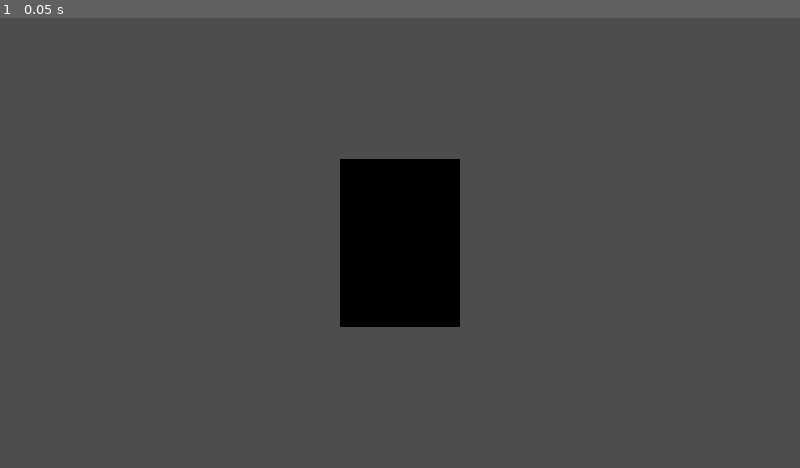
Above: before the commit, frame 1.
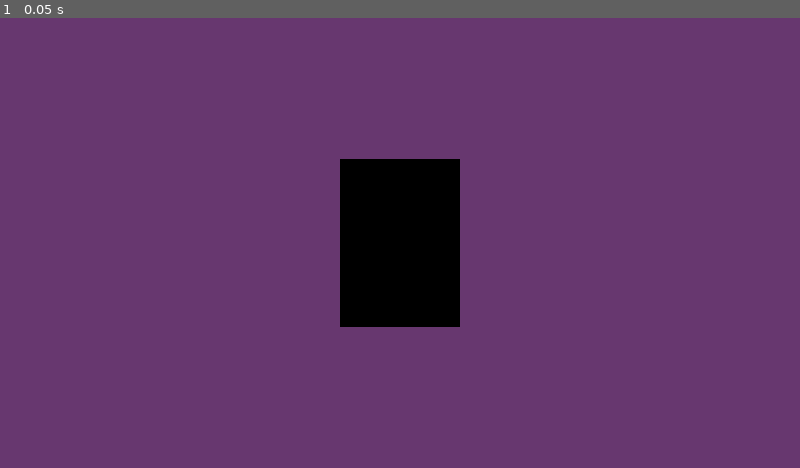
Above: after the commit, the same moment.

Repository: AnzinFelipe/flower-transport--first-steps
Game: Godot game, scene res://cartas/carta_3d.tscn
Same seed, same stepped clock (60 frames per second), same inputs: the game is played once before the commit and once after it.
Inputs:
- Up to frame 1 (0.05 s): no input

The runs differ from the first frame. In frame 1, 94% of the frame differs, in the area x 0-100%, y 0-100%.

Commit message:
Adicionando player simples, cena de teste e placa para as batalhas

Diff:
--- a/cartas/mesa_de_batalha.gd
+++ b/cartas/mesa_de_batalha.gd
@@ -24,6 +24,11 @@
 
 
 func _ready() -> void:
+	Input.set_mouse_mode(Input.MOUSE_MODE_VISIBLE)
+
+	if Gerenciador.batalha_atual != null:
+		batalha = Gerenciador.batalha_atual
+
 	if batalha != null:
 		if batalha.equipe != null:
 			for i in range(batalha.equipe.size()):
--- /dev/null
+++ b/gerenciador.gd
@@ -0,0 +1,3 @@
+extends Node
+
+var batalha_atual: DadoBatalha = null
--- /dev/null
+++ b/mundo/placa_batalha.gd
@@ -0,0 +1,44 @@
+class_name PlacaBatalha
+extends Node3D
+
+@export var batalha: DadoBatalha
+
+@onready var painel: MeshInstance3D = %Painel
+@onready var area_detecao: Area3D = $Area3D
+
+var player_na_area: Node3D = null
+var cena_batalha: PackedScene = preload("res://cartas/mesa_de_batalha.tscn")
+
+
+func _ready() -> void:
+	painel.hide()
+
+
+func _process(_delta: float) -> void:
+	if player_na_area:
+		var posicao_alvo = player_na_area.global_position
+
+		posicao_alvo.y = painel.global_position.y
+
+		painel.look_at(posicao_alvo, Vector3.UP)
+
+		if Input.is_action_just_pressed("interagir"):
+			entrar_batalha()
+
+
+func _on_area_3d_body_entered(body: Node3D) -> void:
+	if body.is_in_group("player"):
+		player_na_area = body
+		painel.show()
+
+
+func _on_area_3d_body_exited(body: Node3D) -> void:
+	if body == player_na_area:
+		player_na_area = null
+		painel.hide()
+
+
+func entrar_batalha():
+	if batalha:
+		Gerenciador.batalha_atual = self.batalha
+		get_tree().change_scene_to_packed(cena_batalha)
--- /dev/null
+++ b/mundo/placa_batalha.tscn
@@ -0,0 +1,43 @@
+[gd_scene format=3 uid="uid://cgbcc7mi38bb0"]
+
+[ext_resource type="Script" uid="uid://i63l0kcdgpqe" path="res://mundo/placa_batalha.gd" id="1_bcl11"]
+
+[sub_resource type="StandardMaterial3D" id="StandardMaterial3D_8l2sy"]
+albedo_color = Color(0.27058825, 0.96862745, 0.8862745, 1)
+
+[sub_resource type="BoxMesh" id="BoxMesh_g4v7s"]
+material = SubResource("StandardMaterial3D_8l2sy")
+size = Vector3(1.8, 1.3, 0.1)
+
+[sub_resource type="StandardMaterial3D" id="StandardMaterial3D_bcl11"]
+albedo_color = Color(0.99607843, 0.77254903, 0.21176471, 1)
+
+[sub_resource type="CylinderMesh" id="CylinderMesh_57qmd"]
+material = SubResource("StandardMaterial3D_bcl11")
+height = 0.0107421875
+
+[sub_resource type="CylinderShape3D" id="CylinderShape3D_yf5fn"]
+height = 2.5
+radius = 4.5
+
+[node name="PlacaBatalha" type="Node3D" unique_id=2122811425]
+script = ExtResource("1_bcl11")
+
+[node name="Painel" type="MeshInstance3D" parent="." unique_id=1324758432]
+unique_name_in_owner = true
+transform = Transform3D(1, 0, 0, 0, 1, 0, 0, 0, 1, 0, 1.8, 0)
+mesh = SubResource("BoxMesh_g4v7s")
+
+[node name="Circulo" type="MeshInstance3D" parent="." unique_id=11268647]
+transform = Transform3D(1, 0, 0, 0, 1, 0, 0, 0, 1, 0, 0.01, 0)
+mesh = SubResource("CylinderMesh_57qmd")
+
+[node name="Area3D" type="Area3D" parent="." unique_id=1481327855]
+unique_name_in_owner = true
+transform = Transform3D(1, 0, 0, 0, 1, 0, 0, 0, 1, 0, 1, 0)
+
+[node name="CollisionShape3D" type="CollisionShape3D" parent="Area3D" unique_id=1276385902]
+shape = SubResource("CylinderShape3D_yf5fn")
+
+[connection signal="body_entered" from="Area3D" to="." method="_on_area_3d_body_entered"]
+[connection signal="body_exited" from="Area3D" to="." method="_on_area_3d_body_exited"]
--- /dev/null
+++ b/mundo/teste.tscn
@@ -0,0 +1,37 @@
+[gd_scene format=3 uid="uid://wd5fqvmtrj0c"]
+
+[ext_resource type="PackedScene" uid="uid://df5pbtqxqm00s" path="res://personagens/player.tscn" id="1_6yqtd"]
+[ext_resource type="PackedScene" uid="uid://cgbcc7mi38bb0" path="res://mundo/placa_batalha.tscn" id="2_x5gbg"]
+[ext_resource type="Resource" uid="uid://r4v7ocn3gwse" path="res://cartas/batalhas/dados/batalha_teste.res" id="3_ptdkv"]
+
+[sub_resource type="ProceduralSkyMaterial" id="ProceduralSkyMaterial_fcnqv"]
+sky_top_color = Color(0.09469407, 0.45950222, 0.7683487, 1)
+sky_horizon_color = Color(0.32805395, 0.72963214, 0.7159728, 1)
+ground_bottom_color = Color(0.24203944, 0.15062097, 0.08259309, 1)
+ground_horizon_color = Color(0.4619736, 0.7252967, 0.5442886, 1)
+
+[sub_resource type="Sky" id="Sky_57qmd"]
+sky_material = SubResource("ProceduralSkyMaterial_fcnqv")
+
+[sub_resource type="Environment" id="Environment_yf5fn"]
+background_mode = 2
+sky = SubResource("Sky_57qmd")
+
+[node name="Teste" type="Node3D" unique_id=39208730]
+
+[node name="CSGBox3D" type="CSGBox3D" parent="." unique_id=739827661]
+use_collision = true
+size = Vector3(50, 0, 50)
+
+[node name="DirectionalLight3D" type="DirectionalLight3D" parent="." unique_id=543183620]
+transform = Transform3D(1, 0, 0, 0, 0.2797019, 0.96008694, 0, -0.96008694, 0.2797019, 0, 37.49457, 24.82989)
+
+[node name="WorldEnvironment" type="WorldEnvironment" parent="." unique_id=402531841]
+environment = SubResource("Environment_yf5fn")
+
+[node name="Player" parent="." unique_id=643163768 instance=ExtResource("1_6yqtd")]
+transform = Transform3D(1, 0, 0, 0, 1, 0, 0, 0, 1, 0, 2, 0)
+
+[node name="StaticBody3D" parent="." unique_id=700666242 instance=ExtResource("2_x5gbg")]
+transform = Transform3D(1, 0, 0, 0, 1, 0, 0, 0, 1, 0, 0, -9.916986)
+batalha = ExtResource("3_ptdkv")
--- /dev/null
+++ b/personagens/player.gd
@@ -0,0 +1,55 @@
+class_name Player
+extends CharacterBody3D
+
+const SPEED = 5.0
+const JUMP_VELOCITY = 4.5
+const ACELERACAO = 10.0
+const RETARDO = 12.0
+
+@onready var pivo: Node3D = %Pivo
+@onready var camera: Camera3D = %Camera
+
+var sensibilidade_mouse: float = 0.002
+
+
+func _ready() -> void:
+	Input.set_mouse_mode(Input.MOUSE_MODE_CAPTURED)
+
+
+func _physics_process(delta: float) -> void:
+	if not is_on_floor():
+		velocity += get_gravity() * delta
+
+	if Input.is_action_just_pressed("pular") and is_on_floor():
+		velocity.y = JUMP_VELOCITY
+
+	var input_dir := Input.get_vector(
+		"andar_esquerda",
+		"andar_direita",
+		"andar_frente",
+		"andar_tras",
+	)
+	var direction := (transform.basis * Vector3(input_dir.x, 0, input_dir.y)).normalized()
+	if direction:
+		velocity.x = lerp(velocity.x, direction.x * SPEED, ACELERACAO * delta)
+		velocity.z = lerp(velocity.z, direction.z * SPEED, ACELERACAO * delta)
+	else:
+		velocity.x = lerp(velocity.x, 0.0, RETARDO * delta)
+		velocity.z = lerp(velocity.z, 0.0, RETARDO * delta)
+
+	move_and_slide()
+
+
+func _unhandled_input(event: InputEvent) -> void:
+	if event is InputEventMouseMotion and Input.get_mouse_mode() == Input.MOUSE_MODE_CAPTURED:
+		rotate_y(-event.screen_relative.x * sensibilidade_mouse)
+		pivo.rotate_x(-event.screen_relative.y * sensibilidade_mouse)
+		pivo.rotation.x = clamp(pivo.rotation.x, deg_to_rad(-35), deg_to_rad(20))
+
+
+func _input(_event: InputEvent) -> void:
+	if Input.is_action_just_pressed("ui_cancel"):
+		Input.set_mouse_mode(Input.MOUSE_MODE_VISIBLE)
+
+	if Input.is_action_just_pressed("botao_esq_mouse"):
+		Input.set_mouse_mode(Input.MOUSE_MODE_CAPTURED)
--- /dev/null
+++ b/personagens/player.tscn
@@ -0,0 +1,24 @@
+[gd_scene format=3 uid="uid://df5pbtqxqm00s"]
+
+[ext_resource type="Script" uid="uid://cgoroqo17tpah" path="res://personagens/player.gd" id="1_a7ywf"]
+
+[sub_resource type="CapsuleMesh" id="CapsuleMesh_g4v7s"]
+
+[sub_resource type="CapsuleShape3D" id="CapsuleShape3D_g4v7s"]
+
+[node name="Player" type="CharacterBody3D" unique_id=643163768 groups=["player"]]
+script = ExtResource("1_a7ywf")
+
+[node name="MeshInstance3D" type="MeshInstance3D" parent="." unique_id=448033022]
+mesh = SubResource("CapsuleMesh_g4v7s")
+
+[node name="CollisionShape3D" type="CollisionShape3D" parent="." unique_id=1214923748]
+shape = SubResource("CapsuleShape3D_g4v7s")
+
+[node name="Pivo" type="Node3D" parent="." unique_id=1622011869]
+unique_name_in_owner = true
+transform = Transform3D(1, 0, 0, 0, 0.9659258, 0.25881904, 0, -0.25881904, 0.9659258, 0, 1, 0)
+
+[node name="Camera" type="Camera3D" parent="Pivo" unique_id=1863036889]
+unique_name_in_owner = true
+transform = Transform3D(1, 0, 0, 0, 1, 0, 0, 0, 1, 0, 0, 4)
--- a/project.godot
+++ b/project.godot
@@ -15,6 +15,10 @@
 config/features=PackedStringArray("4.7", "Forward Plus")
 config/icon="res://assets/icon.svg"
 
+[autoload]
+
+Gerenciador="*uid://bp8xh6x51todg"
+
 [display]
 
 window/size/viewport_width=1920
@@ -27,6 +31,53 @@
 
 enabled=PackedStringArray("res://addons/GDQuest_GDScript_formatter/plugin.cfg")
 
+[global_group]
+
+player=""
+
+[input]
+
+andar_frente={
+"deadzone": 0.2,
+"events": [Object(InputEventKey,"resource_local_to_scene":false,"resource_name":"","device":-1,"window_id":0,"alt_pressed":false,"shift_pressed":false,"ctrl_pressed":false,"meta_pressed":false,"pressed":false,"keycode":0,"physical_keycode":87,"key_label":0,"unicode":119,"location":0,"echo":false,"script":null)
+]
+}
+andar_tras={
+"deadzone": 0.2,
+"events": [Object(InputEventKey,"resource_local_to_scene":false,"resource_name":"","device":-1,"window_id":0,"alt_pressed":false,"shift_pressed":false,"ctrl_pressed":false,"meta_pressed":false,"pressed":false,"keycode":0,"physical_keycode":83,"key_label":0,"unicode":115,"location":0,"echo":false,"script":null)
+]
+}
+andar_esquerda={
+"deadzone": 0.2,
+"events": [Object(InputEventKey,"resource_local_to_scene":false,"resource_name":"","device":-1,"window_id":0,"alt_pressed":false,"shift_pressed":false,"ctrl_pressed":false,"meta_pressed":false,"pressed":false,"keycode":0,"physical_keycode":65,"key_label":0,"unicode":97,"location":0,"echo":false,"script":null)
+]
+}
+andar_direita={
+"deadzone": 0.2,
+"events": [Object(InputEventKey,"resource_local_to_scene":false,"resource_name":"","device":-1,"window_id":0,"alt_pressed":false,"shift_pressed":false,"ctrl_pressed":false,"meta_pressed":false,"pressed":false,"keycode":0,"physical_keycode":68,"key_label":0,"unicode":100,"location":0,"echo":false,"script":null)
+]
+}
+pular={
+"deadzone": 0.2,
+"events": [Object(InputEventKey,"resource_local_to_scene":false,"resource_name":"","device":-1,"window_id":0,"alt_pressed":false,"shift_pressed":false,"ctrl_pressed":false,"meta_pressed":false,"pressed":false,"keycode":0,"physical_keycode":32,"key_label":0,"unicode":32,"location":0,"echo":false,"script":null)
+]
+}
+interagir={
+"deadzone": 0.2,
+"events": [Object(InputEventKey,"resource_local_to_scene":false,"resource_name":"","device":-1,"window_id":0,"alt_pressed":false,"shift_pressed":false,"ctrl_pressed":false,"meta_pressed":false,"pressed":false,"keycode":0,"physical_keycode":69,"key_label":0,"unicode":101,"location":0,"echo":false,"script":null)
+]
+}
+botao_esq_mouse={
+"deadzone": 0.2,
+"events": [Object(InputEventMouseButton,"resource_local_to_scene":false,"resource_name":"","device":-1,"window_id":0,"alt_pressed":false,"shift_pressed":false,"ctrl_pressed":false,"meta_pressed":false,"button_mask":0,"position":Vector2(0, 0),"global_position":Vector2(0, 0),"factor":1.0,"button_index":1,"canceled":false,"pressed":false,"double_click":false,"script":null)
+]
+}
+botao_dir_mouse={
+"deadzone": 0.2,
+"events": [Object(InputEventMouseButton,"resource_local_to_scene":false,"resource_name":"","device":-1,"window_id":0,"alt_pressed":false,"shift_pressed":false,"ctrl_pressed":false,"meta_pressed":false,"button_mask":0,"position":Vector2(0, 0),"global_position":Vector2(0, 0),"factor":1.0,"button_index":2,"canceled":false,"pressed":false,"double_click":false,"script":null)
+]
+}
+
 [physics]
 
 3d/physics_engine="Jolt Physics"
@@ -34,3 +85,4 @@
 [rendering]
 
 rendering_device/driver.windows="d3d12"
+environment/defaults/default_clear_color=Color(0.40412298, 0.21597752, 0.43393746, 1)
Not shown, added: gerenciador.gd.uid
Not shown, added: mundo/placa_batalha.gd.uid
Not shown, added: personagens/player.gd.uid
